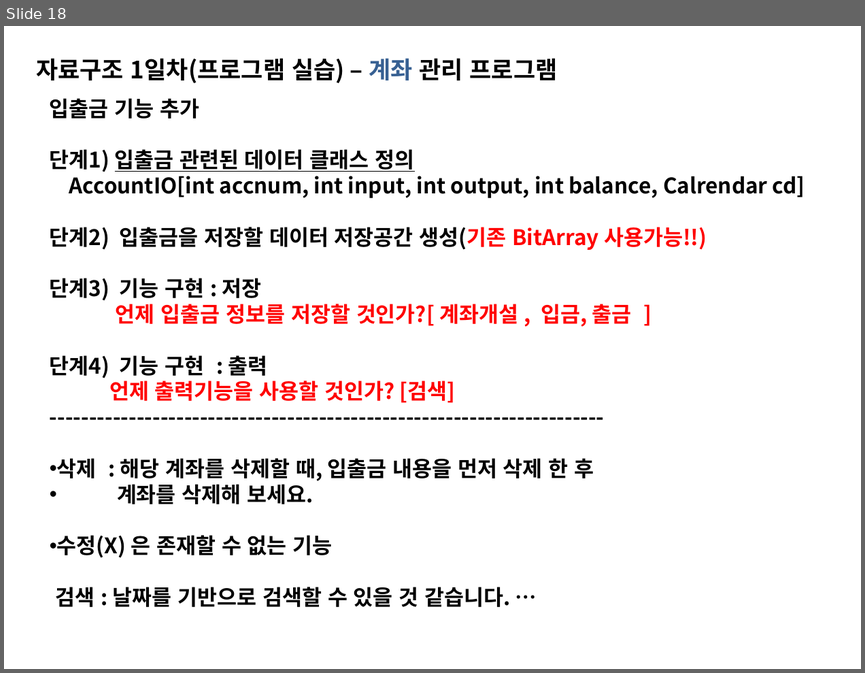
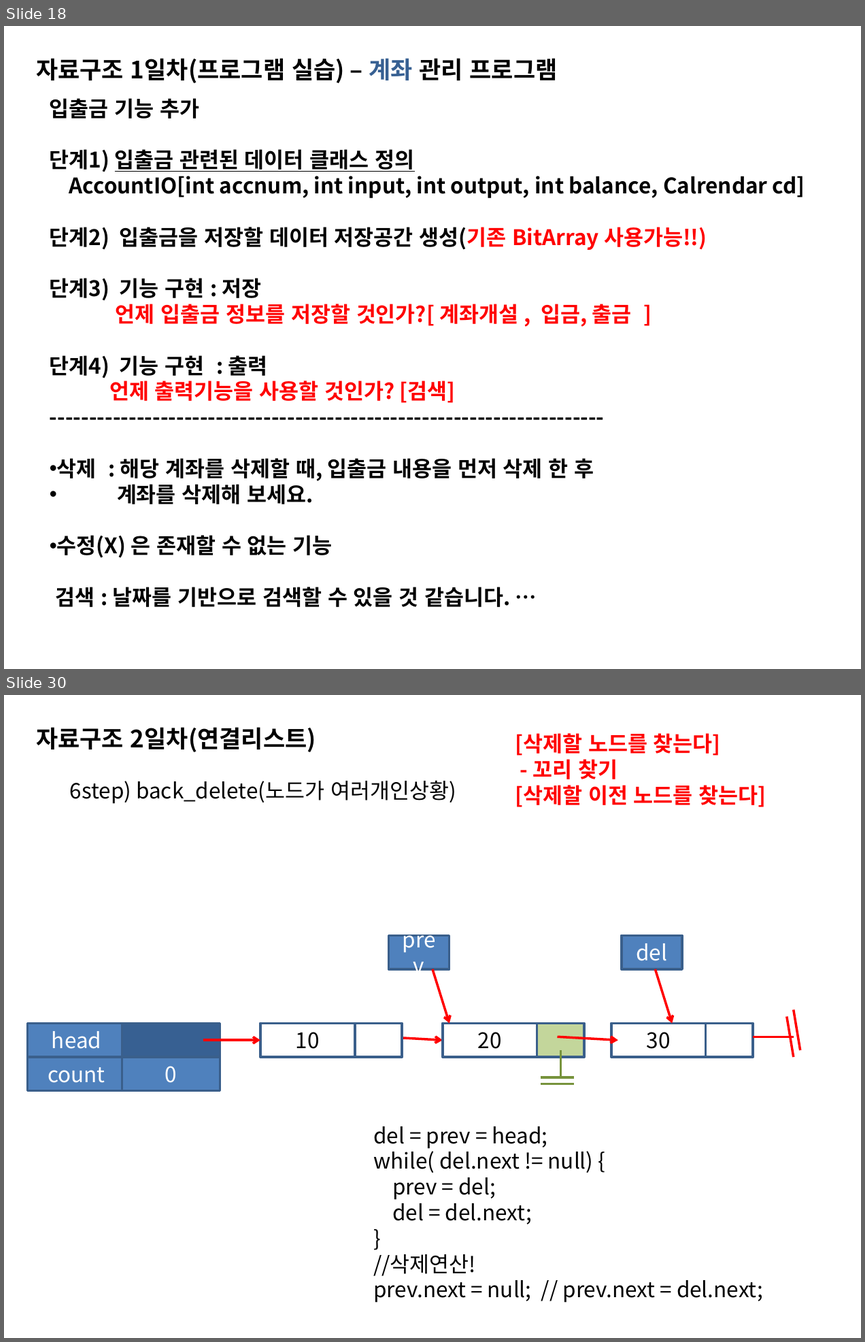
Before and after one commit to sing2song/TILDS, a slide deck: Java자료구조.pptx. Shown one above the other, each under a label of ours: slide 18 before the commit, slides 18 and 30 after it; the slides between them are not shown. The pictures are 865x673 and 865x1342 pixels, drawn with LibreOffice and Linux fonts; fonts in the diff are those of the drawing. Boxes give left, top, right and bottom in pixels: in the first picture for what was removed or moved away, otherwise in the second. Text is boxed around its words. In the diff, an @@ line names an element or a change of style, - is before the commit and + after.

```diff
--- a/Java자료구조.pptx
+++ b/Java자료구조.pptx
@@ slide 30 added at box(4, 695, 861, 1338), background #FFFFFF @@
@@ text added at box(36, 727, 316, 752), 20 pt, text #000000, bold @@
+자료구조 2일차(연결리스트)
@@ text added at box(515, 733, 766, 807), 18 pt, text #FF0000, bold @@
+[삭제할 노드를 찾는다]
+- 꼬리 찾기
+[삭제할 이전 노드를 찾는다]
@@ text added at box(70, 780, 456, 804), 18 pt, text #000000 @@
+6step) back_delete(노드가 여러개인상황)
@@ rectangle added at box(389, 936, 449, 969), fill #4F81BD, outline #3A5F8C 2 pt, 18 pt, text #FFFFFF @@
+prev
@@ rectangle added at box(621, 936, 682, 969), fill #4F81BD, outline #3A5F8C 2 pt, 18 pt, text #FFFFFF @@
+del
@@ arrow added from (432, 969) to (449, 1023), #FF0000 2 pt @@
@@ arrow added from (655, 969) to (672, 1023), #FF0000 2 pt @@
@@ line added from (786, 1016) to (793, 1057), #FF0000 2 pt @@
@@ line added from (793, 1009) to (800, 1050), #FF0000 2 pt @@
@@ rectangle added at box(28, 1023, 126, 1057), fill #4F81BD, outline #3A5F8C 2 pt, 18 pt, text #FFFFFF @@
+head
@@ rectangle added at box(122, 1023, 220, 1057), fill #376092, outline #3A5F8C 2 pt @@
@@ arrow added from (203, 1040) to (260, 1040), #FF0000 2 pt @@
@@ rectangle added at box(260, 1023, 354, 1057), outline #3A5F8C 2 pt, 18 pt, text #000000 @@
+10
@@ rectangle added at box(354, 1023, 402, 1057), fill #FFFFFF, outline #3A5F8C 2 pt @@
@@ arrow added from (382, 1037) to (443, 1040), #FF0000 2 pt @@
@@ rectangle added at box(443, 1023, 537, 1057), outline #3A5F8C 2 pt, 18 pt, text #000000 @@
+20
@@ rectangle added at box(537, 1023, 584, 1057), fill #C3D69B, outline #3A5F8C 2 pt @@
@@ arrow added from (558, 1037) to (618, 1040), #FF0000 2 pt @@
@@ rectangle added at box(611, 1023, 706, 1057), outline #3A5F8C 2 pt, 18 pt, text #000000 @@
+30
@@ rectangle added at box(706, 1023, 753, 1057), outline #3A5F8C 2 pt @@
@@ line added from (753, 1037) to (793, 1037), #FF0000 2 pt @@
@@ rectangle added at box(28, 1057, 126, 1090), fill #4F81BD, outline #3A5F8C 2 pt, 18 pt, text #FFFFFF @@
+count
@@ rectangle added at box(122, 1057, 220, 1090), fill #4F81BD, outline #3A5F8C 2 pt, 18 pt, text #FFFFFF @@
+0
@@ line added from (561, 1050) to (561, 1077), #77933C 2 pt @@
@@ line added from (541, 1077) to (574, 1077), #77933C 2 pt @@
@@ line added from (541, 1084) to (574, 1084), #77933C 2 pt @@
@@ text added at box(373, 1126, 763, 1302), 18 pt, text #000000 @@
+del = prev = head;
+while( del.next != null) {
+prev = del;
+del = del.next;
+}
+//삭제연산!
+prev.next = null; // prev.next = del.next;
```
Also in this commit, not shown: 42 other slides added, 4 other files.
